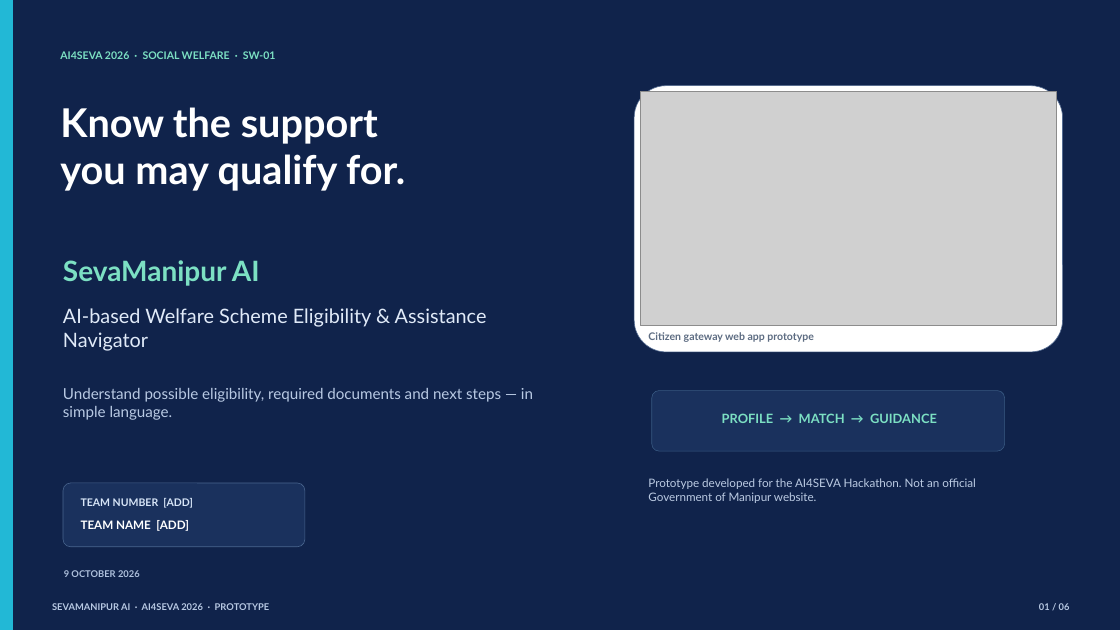
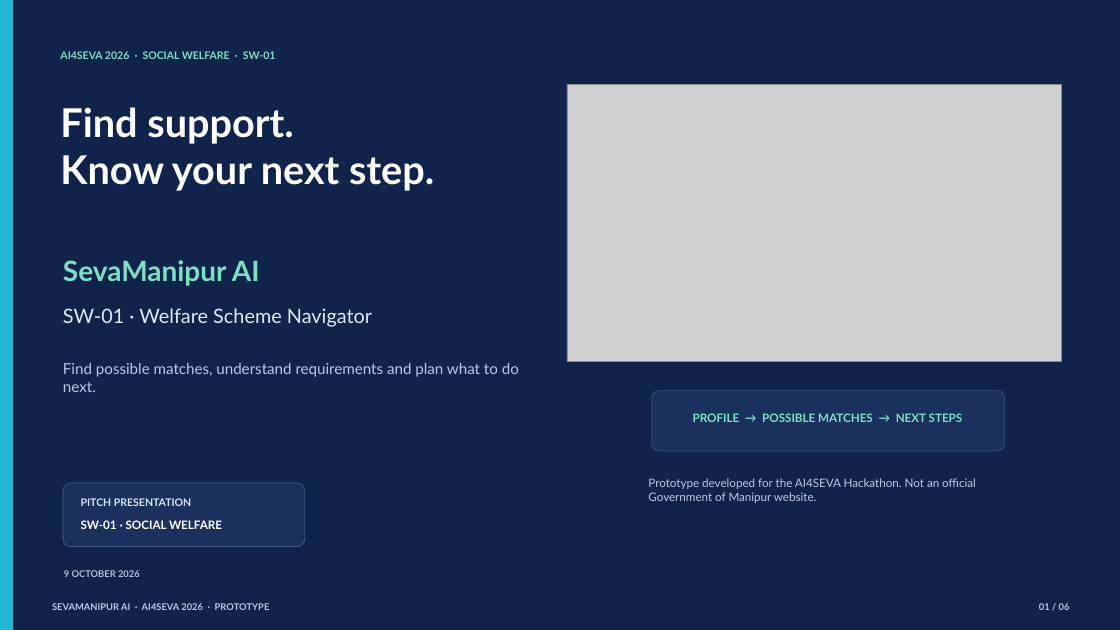
Before and after one commit to Tinkerer79/sevaAi, a slide deck: slide 1 of SevaManipur_AI4SEVA_SW01.pptx. Drawn at 1120x630 pixels with LibreOffice and Linux fonts; fonts in the diff are those of the drawing; grey boxes stand for pictures. Boxes give left, top, right and bottom in pixels: in the first picture for what was removed or moved away, otherwise in the second. Text is boxed around its words. In the diff, an @@ line names an element or a change of style, - is before the commit and + after.

Commit message:
Update SW-01 pitch and add document AI guide

```diff
--- a/SevaManipur_AI4SEVA_SW01.pptx
+++ b/SevaManipur_AI4SEVA_SW01.pptx
@@ picture: place and size @@
-picture at box(640, 92, 1057, 326)
+picture at box(567, 84, 1061, 362)
@@ rounded rectangle removed at box(634, 86, 1063, 352) @@
@@ text at box(60, 107, 434, 191): text changed @@
-Know the support
-you may qualify for.
+Find support.
+Know your next step.
@@ text at box(63, 308, 372, 327): text changed @@
-AI-based Welfare Scheme Eligibility & Assistance Navigator
+SW-01 · Welfare Scheme Navigator
@@ text removed at box(648, 332, 814, 342) @@
-Citizen gateway web app prototype
@@ text at box(63, 363, 519, 392): text changed @@
-Understand possible eligibility, required documents and next steps — in simple language.
+Find possible matches, understand requirements and plan what to do next.
@@ text at box(693, 413, 963, 422): text changed; size 11 to 10 pt @@
-PROFILE → MATCH → GUIDANCE
+PROFILE → POSSIBLE MATCHES → NEXT STEPS
@@ text at box(81, 498, 191, 506): text changed @@
-TEAM NUMBER [ADD]
+PITCH PRESENTATION
@@ text at box(81, 520, 222, 529): text changed @@
-TEAM NAME [ADD]
+SW-01 · SOCIAL WELFARE
```
Also in this commit, not shown: 5 other slides changed, 8 other files.
